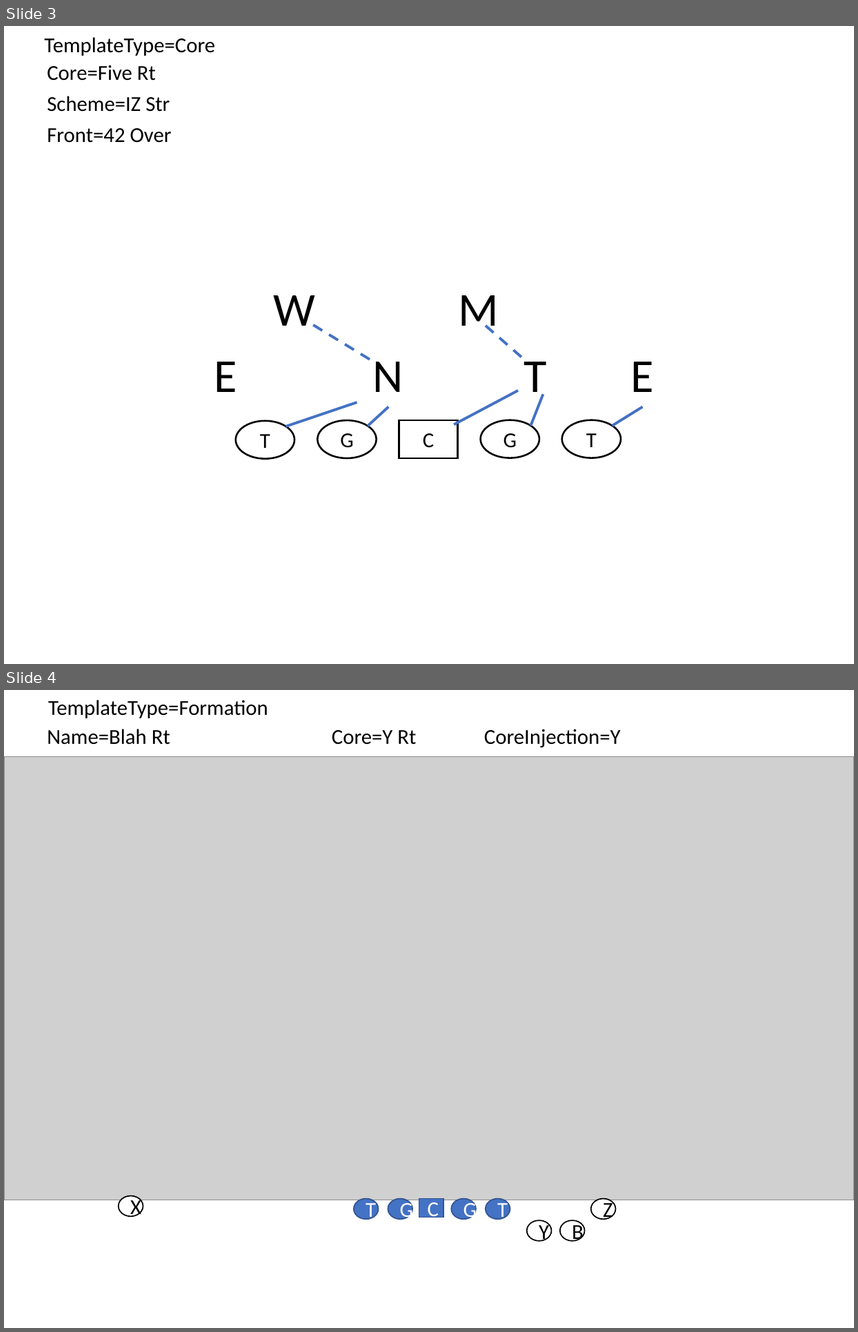
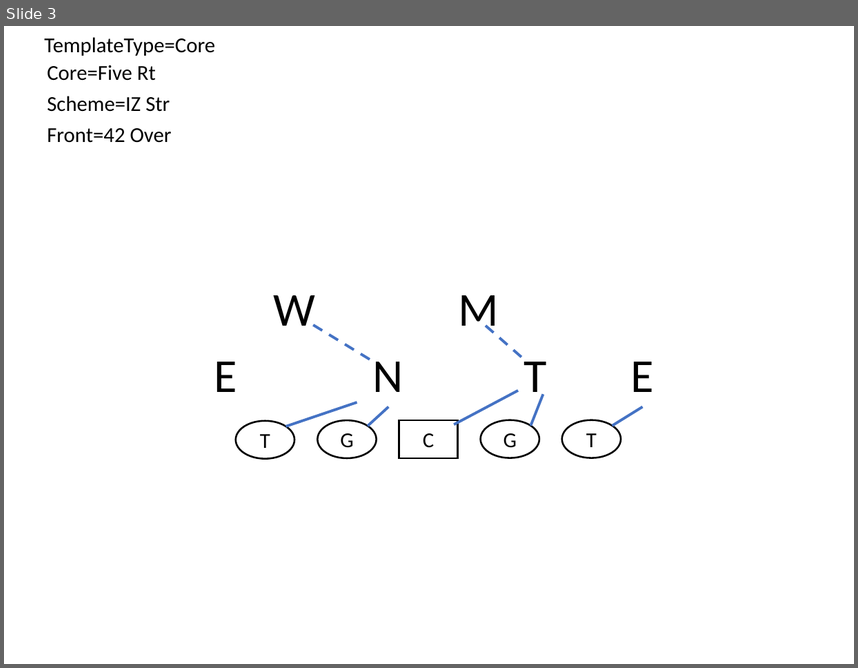
Before and after one commit to Aceplace/VBAScoutCard2, a slide deck: TemplateCreator.pptm. Shown one above the other, each under a label of ours: slides 3 and 4 before the commit, slide 3 after it. The pictures are 858x1332 and 858x668 pixels, drawn with LibreOffice and Linux fonts; fonts in the diff are those of the drawing; grey boxes stand for pictures. Boxes give left, top, right and bottom in pixels: in the first picture for what was removed or moved away, otherwise in the second. Text is boxed around its words. In the diff, an @@ line names an element or a change of style, - is before the commit and + after.

```diff
--- a/TemplateCreator.pptm
+++ b/TemplateCreator.pptm
@@ slide 4 removed at (x1=4, y1=690, x2=854, y2=1328), background #FFFFFF @@
@@ text removed at (x1=48, y1=700, x2=268, y2=718) @@
-TemplateType=Formation
@@ text removed at (x1=47, y1=729, x2=170, y2=745) @@
-Name=Blah Rt
@@ text removed at (x1=332, y1=730, x2=416, y2=745) @@
-Core=Y Rt
@@ text removed at (x1=484, y1=729, x2=621, y2=748) @@
-CoreInjection=Y
@@ picture removed at (x1=4, y1=756, x2=854, y2=1199) @@
@@ ellipse removed at (x1=119, y1=1196, x2=143, y2=1216) @@
-X
@@ ellipse removed at (x1=353, y1=1199, x2=378, y2=1219) @@
-T
@@ ellipse removed at (x1=388, y1=1199, x2=413, y2=1219) @@
-G
@@ rectangle removed at (x1=419, y1=1199, x2=444, y2=1217) @@
-C
@@ ellipse removed at (x1=451, y1=1199, x2=476, y2=1219) @@
-G
@@ ellipse removed at (x1=485, y1=1199, x2=510, y2=1219) @@
-T
@@ ellipse removed at (x1=591, y1=1199, x2=616, y2=1219) @@
-Z
@@ ellipse removed at (x1=527, y1=1220, x2=551, y2=1240) @@
-Y
@@ ellipse removed at (x1=560, y1=1220, x2=584, y2=1240) @@
-B
```
Also in this commit, not shown: 1 slide changed, 150 slides added, 3 other slides removed, 5 other files.
